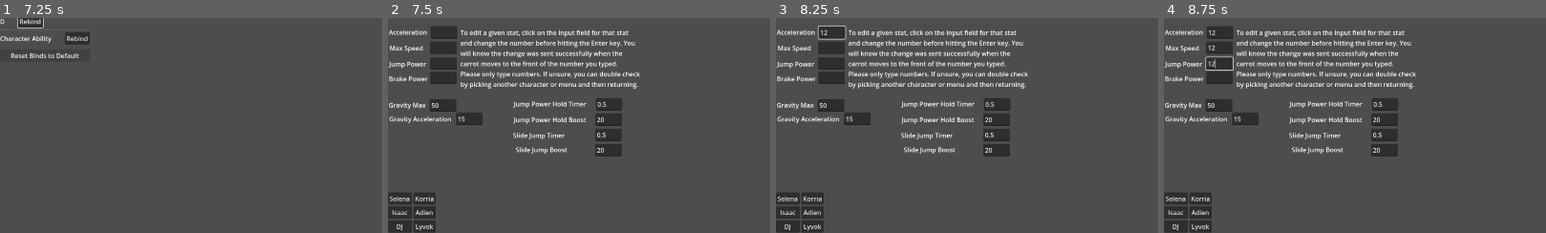
Above: before the commit, frames 1-4 (left to right).
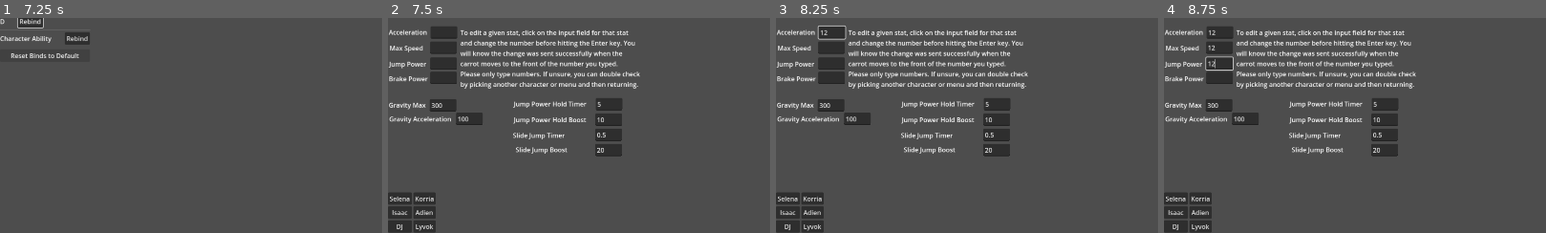
Above: after the commit, the same moments.

Repository: theartiztzachary/Cataway-Dash
Game: Godot game, scene res://SceneAssets/StartScreenScenes/StartScreenScn.tscn
Same seed, same stepped clock (60 frames per second), same inputs: the game is played once before the commit and once after it.
Inputs (mouse positions are % of the whole screen's width and height, from its top left):
- Up to frame 1 (7.25 s): click "How To Play" at 0.5 s; click "Main Menu" at 1.25 s; click "How To Play" at 2 s; click "Controls" at 2.75 s; click "Rebind" at 3.5 s; click "Rebind" at 4.25 s; click "Rebind" at 5 s; click "Rebind" at 5.75 s; click "Reset Binds to Default" at 6.5 s
- Up to frame 2 (7.5 s): click "Play" at 7.25 s
- Up to frame 3 (8.25 s): click (7, 14) at 8.02 s; type "12" at 8.1 s
- Up to frame 4 (8.75 s): click (7, 18) at 8.25 s; type "12" at 8.33 s; click (7, 22) at 8.48 s; type "12" at 8.57 s
The pictures show only the part of the screen within x 0-50%, y 11-61%; the shares and areas given below are measured in that part.

Frame 1 is identical in both runs. In frame 2, less than 0.1% of the frame differs, in the area x 11-58%, y 39-49%; in frame 3, less than 0.1%; in frame 4, less than 0.1%.

Commit message:
jump values, star coin added

Diff:
--- /dev/null
+++ b/SceneAssets/PlayScreenScenes/StarCoin/StarCoinAnimation.tres
@@ -0,0 +1,44 @@
+[gd_resource type="Animation" load_steps=2 format=3 uid="uid://cvp8br44qm2pj"]
+
+[ext_resource type="Texture2D" uid="uid://bdcans5c7gq2t" path="res://TestAssets/testVisuals/testBlockVisuals/teststarcoinsheet.png" id="1_olwkm"]
+
+[resource]
+length = 4.0
+loop_mode = 1
+step = 0.5
+tracks/0/type = "value"
+tracks/0/imported = false
+tracks/0/enabled = true
+tracks/0/path = NodePath("Sprite2D:texture")
+tracks/0/interp = 1
+tracks/0/loop_wrap = true
+tracks/0/keys = {
+"times": PackedFloat32Array(0),
+"transitions": PackedFloat32Array(1),
+"update": 1,
+"values": [ExtResource("1_olwkm")]
+}
+tracks/1/type = "value"
+tracks/1/imported = false
+tracks/1/enabled = true
+tracks/1/path = NodePath("Sprite2D:hframes")
+tracks/1/interp = 1
+tracks/1/loop_wrap = true
+tracks/1/keys = {
+"times": PackedFloat32Array(0),
+"transitions": PackedFloat32Array(1),
+"update": 1,
+"values": [4]
+}
+tracks/2/type = "value"
+tracks/2/imported = false
+tracks/2/enabled = true
+tracks/2/path = NodePath("Sprite2D:frame")
+tracks/2/interp = 1
+tracks/2/loop_wrap = true
+tracks/2/keys = {
+"times": PackedFloat32Array(0, 0.5, 1, 1.5),
+"transitions": PackedFloat32Array(1, 1, 1, 1),
+"update": 1,
+"values": [0, 1, 2, 3]
+}
--- /dev/null
+++ b/SceneAssets/PlayScreenScenes/StarCoin/StarCoinLibrary.tres
@@ -0,0 +1,8 @@
+[gd_resource type="AnimationLibrary" load_steps=2 format=3 uid="uid://df7mlkyop00jx"]
+
+[ext_resource type="Animation" uid="uid://cvp8br44qm2pj" path="res://SceneAssets/PlayScreenScenes/StarCoin/StarCoinAnimation.tres" id="1_671qy"]
+
+[resource]
+_data = {
+"StarCoinAnimation": ExtResource("1_671qy")
+}
--- /dev/null
+++ b/SceneAssets/PlayScreenScenes/StarCoin/StarCoinScene.tscn
@@ -0,0 +1,71 @@
+[gd_scene load_steps=7 format=3 uid="uid://dla5mktqkxr0t"]
+
+[ext_resource type="Script" path="res://ScriptAssets/PlayScreenScripts/StarCoinScript.gd" id="1_agtby"]
+[ext_resource type="Texture2D" uid="uid://b08rbwepbd2p2" path="res://TestAssets/testVisuals/testBlockVisuals/testStarCoin.png" id="1_y85xk"]
+[ext_resource type="AnimationLibrary" uid="uid://df7mlkyop00jx" path="res://SceneAssets/PlayScreenScenes/StarCoin/StarCoinLibrary.tres" id="2_cm1eu"]
+
+[sub_resource type="RectangleShape2D" id="RectangleShape2D_xwiy4"]
+size = Vector2(16, 16)
+
+[sub_resource type="Animation" id="Animation_jxq6t"]
+length = 0.001
+tracks/0/type = "value"
+tracks/0/imported = false
+tracks/0/enabled = true
+tracks/0/path = NodePath("Sprite2D:texture")
+tracks/0/interp = 1
+tracks/0/loop_wrap = true
+tracks/0/keys = {
+"times": PackedFloat32Array(0),
+"transitions": PackedFloat32Array(1),
+"update": 1,
+"values": [ExtResource("1_y85xk")]
+}
+tracks/1/type = "value"
+tracks/1/imported = false
+tracks/1/enabled = true
+tracks/1/path = NodePath("Sprite2D:hframes")
+tracks/1/interp = 1
+tracks/1/loop_wrap = true
+tracks/1/keys = {
+"times": PackedFloat32Array(0),
+"transitions": PackedFloat32Array(1),
+"update": 1,
+"values": [1]
+}
+tracks/2/type = "value"
+tracks/2/imported = false
+tracks/2/enabled = true
+tracks/2/path = NodePath("Sprite2D:frame")
+tracks/2/interp = 1
+tracks/2/loop_wrap = true
+tracks/2/keys = {
+"times": PackedFloat32Array(0),
+"transitions": PackedFloat32Array(1),
+"update": 1,
+"values": [0]
+}
+
+[sub_resource type="AnimationLibrary" id="AnimationLibrary_43oyh"]
+_data = {
+"RESET": SubResource("Animation_jxq6t")
+}
+
+[node name="StarCoinScene" type="Area2D"]
+script = ExtResource("1_agtby")
+
+[node name="Sprite2D" type="Sprite2D" parent="."]
+position = Vector2(0, -8)
+texture = ExtResource("1_y85xk")
+
+[node name="CollisionShape2D" type="CollisionShape2D" parent="."]
+position = Vector2(0, -8)
+shape = SubResource("RectangleShape2D_xwiy4")
+
+[node name="AnimationPlayer" type="AnimationPlayer" parent="."]
+libraries = {
+"": SubResource("AnimationLibrary_43oyh"),
+"StarCoinLibrary": ExtResource("2_cm1eu")
+}
+
+[connection signal="body_shape_entered" from="." to="." method="_on_body_shape_entered"]
--- a/ScriptAssets/PlayScreenScripts/PlayControler.gd
+++ b/ScriptAssets/PlayScreenScripts/PlayControler.gd
@@ -18,11 +18,12 @@
 var gravity_acceleration
 var gravity_applied = 0
 var gravity_max
-var jump_power_multiplier_active = false
-var jump_power_multiplier = 0
-var current_jump_power_multiplier = 0
-var jump_power_mult_time = 0.5
-var jump_power_mult_timer = 0
+
+var jump_boost_active = false
+var jump_boost = 10
+var current_jump_boost = 0
+var boost_frames = 5 #temp
+var boost_tick
 
 var slide_brake
 var slide_boost
@@ -168,11 +169,12 @@
 	gravity_acceleration = TestCharacterStats.gravity_acceleration * -1 #temp
 	gravity_max = TestCharacterStats.gravity_max * -1 #temp
 
-	jump_power_multiplier = TestCharacterStats.test_jump_multiplier
-	jump_power_mult_time = TestCharacterStats.test_jump_multiplier_time
-
 	slide_jump_boost = TestCharacterStats.test_slide_jump_boost
 	slide_extension_time = TestCharacterStats.test_slide_extension_time
+
+	jump_boost = TestCharacterStats.test_jump_boost
+	boost_frames = TestCharacterStats.test_jump_frames
+	boost_tick = jump_boost / boost_frames
 
 	## Starting Movement States
 	CharacterHandler.snap_next_frame = false
@@ -217,15 +219,13 @@
 			if slide_extension_timer >= slide_extension_time:
 				slide_extension_active = false
 
-		if jump_power_multiplier_active:
-			jump_power_mult_timer += delta
-			jump_power_multiplier -= 5
-			if jump_power_mult_timer >= jump_power_mult_time:
-				jump_power_multiplier_active = false
-		elif !jump_power_multiplier_active && current_jump_power_multiplier > 0:
-			current_jump_power_multiplier -= 10
-			if current_jump_power_multiplier <= 0:
-				current_jump_power_multiplier = 0
+		if jump_boost_active:
+			current_jump_boost += boost_tick * delta
+			if current_jump_boost >= jump_boost:
+				jump_boost_active = false
+				current_jump_boost = 0
+
+		update_ui()
 
 	elif CharacterHandler.current_play_state == CharacterHandler.CurrentPlayState.OVER:
 		ending_game(delta)
@@ -234,9 +234,8 @@
 
 func _input(_event):
 	if Input.is_action_just_pressed('jump'):
-		jump_power_multiplier_active = true
-		current_jump_power_multiplier = jump_power_multiplier
 		if CharacterHandler.on_ground:
+			jump_boost_active = true
 			if slide_extension_active || CharacterHandler.is_sliding:
 				gravity_applied = gravity_applied + jump_power + slide_jump_boost
 			else:
@@ -244,12 +243,14 @@
 			CharacterHandler.on_ground = false
 			CharacterHandler.is_jumping = true
 		elif !(CharacterHandler.on_ground) && (CharacterHandler.currentCharacter == CharacterHandler.Character.ADIEN) && ability_ready:
+			jump_boost_active = true
 			gravity_applied += jump_power
 			CharacterHandler.in_ability = true
 			ability_ready = false
 
-	if Input.is_action_just_released('jump') && jump_power_multiplier_active:
-		jump_power_multiplier_active = false
+	if Input.is_action_just_released('jump'):
+		jump_boost_active = false
+		current_jump_boost = 0
 
 	if Input.is_action_just_pressed('brake'):
 		CharacterHandler.is_braking = true
@@ -372,7 +373,7 @@
 			elif !(CharacterHandler.on_ground):
 				if block == block_array[0]:
 					if gravity_applied > gravity_max: # gravity max is negative so we check if applied is larger
-						gravity_applied = gravity_applied + (gravity_acceleration * delta * calculated_decision_slow) + (current_jump_power_multiplier * delta)
+						gravity_applied = gravity_applied + ((gravity_acceleration + current_jump_boost) * delta * calculated_decision_slow)
 					elif gravity_applied <= gravity_max:
 						gravity_applied = gravity_max
 
@@ -451,7 +452,7 @@
 			elif !(CharacterHandler.on_ground):
 				if block == block_array[0]:
 					if gravity_applied > gravity_max: # gravity max is negative so we check if applied is larger
-						gravity_applied = gravity_applied + (gravity_acceleration * delta) + (current_jump_power_multiplier * delta)
+						gravity_applied = gravity_applied + ((gravity_acceleration + current_jump_boost) * delta)
 					elif gravity_applied <= gravity_max:
 						gravity_applied = gravity_max
 
@@ -504,6 +505,9 @@
 	block.queue_free()
 	block_count =- 1
 
+func update_ui():
+	pass
+
 func ending_game(_delta):
 	#remove play control
 	#fade out blocks/background
@@ -533,6 +537,7 @@
 		next_frame_y = parent_block.position.y - next_frame_delta
 
 	CharacterHandler.on_ground = true
+	jump_boost_active = false
 	CharacterHandler.is_falling = false
 	gravity_applied = 0
 	if CharacterHandler.currentCharacter == CharacterHandler.Character.ADIEN && !ability_ready:
--- /dev/null
+++ b/ScriptAssets/PlayScreenScripts/StarCoinScript.gd
@@ -0,0 +1,11 @@
+extends Area2D
+
+@onready var anim_player = $AnimationPlayer
+@onready var sprite = $Sprite2D
+
+func _ready():
+	anim_player.play("StarCoinLibrary/StarCoinAnimation")
+
+func _on_body_shape_entered(_body_rid, _body, _body_shape_index, _local_shape_index):
+	CharacterHandler.star_coin.emit()
+	self.queue_free()
--- a/TestAssets/testScenes/TestBlock.tscn
+++ b/TestAssets/testScenes/TestBlock.tscn
@@ -1,7 +1,8 @@
-[gd_scene load_steps=3 format=3 uid="uid://c526qbkxo4ypp"]
+[gd_scene load_steps=4 format=3 uid="uid://c526qbkxo4ypp"]
 
 [ext_resource type="Texture2D" uid="uid://bsyph646ss6q2" path="res://TestAssets/testVisuals/testBlockVisuals/alphaTestBlockBackground.png" id="1_al1ay"]
 [ext_resource type="PackedScene" uid="uid://cl50jjiygtyfc" path="res://TestAssets/testScenes/TestFloor.tscn" id="2_13gvf"]
+[ext_resource type="PackedScene" uid="uid://dla5mktqkxr0t" path="res://SceneAssets/PlayScreenScenes/StarCoin/StarCoinScene.tscn" id="3_q8ktb"]
 
 [node name="TestBlock" type="Node2D"]
 
@@ -10,3 +11,6 @@
 texture = ExtResource("1_al1ay")
 
 [node name="TestFloor" parent="." instance=ExtResource("2_13gvf")]
+
+[node name="StarCoinScene" parent="." instance=ExtResource("3_q8ktb")]
+position = Vector2(192, -5)
--- a/TestAssets/testScripts/CharacterSelect/JumpBoost.gd
+++ b/TestAssets/testScripts/CharacterSelect/JumpBoost.gd
@@ -4,9 +4,9 @@
 
 func _ready():
 	field = get_node('/root/CharacterSelectScn/testControl/JumpPowerMultField')
-	field.set_text(str(TestCharacterStats.test_jump_multiplier))
+	field.set_text(str(TestCharacterStats.test_jump_boost))
 
 func _on_text_submitted(new_text):
 	field.set_text(new_text)
 
-	TestCharacterStats.test_jump_multiplier = int(new_text)
+	TestCharacterStats.test_jump_boost = int(new_text)
--- a/TestAssets/testScripts/CharacterSelect/JumpHoldFrames.gd
+++ b/TestAssets/testScripts/CharacterSelect/JumpHoldFrames.gd
@@ -4,9 +4,9 @@
 
 func _ready():
 	field = get_node('/root/CharacterSelectScn/testControl/JumpFrameField')
-	field.set_text(str(TestCharacterStats.test_jump_multiplier_time))
+	field.set_text(str(TestCharacterStats.test_jump_frames))
 
 func _on_text_submitted(new_text):
 	field.set_text(new_text)
 
-	TestCharacterStats.test_jump_multiplier_time = int(new_text)
+	TestCharacterStats.test_jump_frames = int(new_text)
--- a/TestAssets/testScripts/testCharacterStats.gd
+++ b/TestAssets/testScripts/testCharacterStats.gd
@@ -4,54 +4,50 @@
 var selena_acceleration = 10
 var selena_max_speed = 80
 var selena_brake_power = 15
-var selena_jump_power = 68
+var selena_jump_power = 175
 var selena_slide_brake = 15
 
 #Isaac
 var isaac_acceleration = 8
 var isaac_max_speed = 100
 var isaac_brake_power = 20
-var isaac_jump_power = 66
+var isaac_jump_power = 135
 var isaac_slide_brake = 15
 
 #DJ
 var dj_acceleration = 6
 var dj_max_speed = 60
 var dj_brake_power = 25
-var dj_jump_power = 71
+var dj_jump_power = 200
 var dj_slide_brake = 15
 
 #Korria
 var korria_acceleration = 12
 var korria_max_speed = 90
 var korria_brake_power = 10
-var korria_jump_power = 70
+var korria_jump_power = 140
 var korria_slide_brake = 15
 
 #Adien
 var adien_acceleration = 15
 var adien_max_speed = 110
 var adien_brake_power = 15
-var adien_jump_power = 72
+var adien_jump_power = 180
 var adien_slide_brake = 15
 
 #Lyvok
 var lyvok_acceleration = 12
 var lyvok_max_speed = 80
 var lyvok_brake_power = 5
-var lyvok_jump_power = 69
+var lyvok_jump_power = 175
 var lyvok_slide_brake = 15
 
-#platform height
-var platform_height_absolute = -100 #the actual y position of the first platform
-var platform_height_relative = 80 #the distance between the floor and the platform(s)
-
 #gravity variables
-var gravity_acceleration = 15
-var gravity_max = 50
+var gravity_acceleration = 100
+var gravity_max = 300
 
 #jump nuances
 var test_slide_extension_time = 0.5
 var test_slide_jump_boost = 20
-var test_jump_multiplier_time = 0.5
-var test_jump_multiplier = 20
+var test_jump_boost = 10
+var test_jump_frames = 5
Binary file changed: TestAssets/testVisuals/testBlockVisuals/alphaTestBlockBackground.png
Binary file added: TestAssets/testVisuals/testBlockVisuals/teststarcoinsheet.png
Not shown, added: TestAssets/testVisuals/testBlockVisuals/teststarcoinsheet.png.import
Not shown, changed: docs/notes.txt
